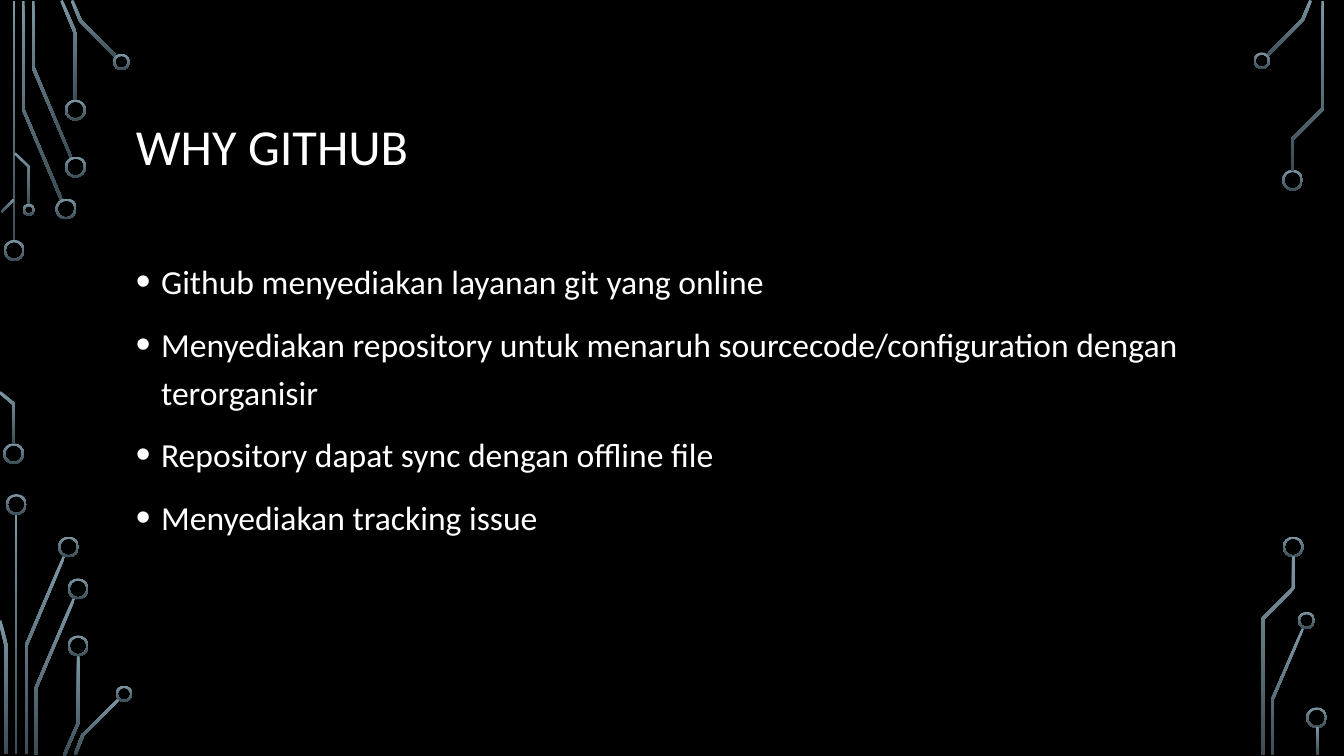
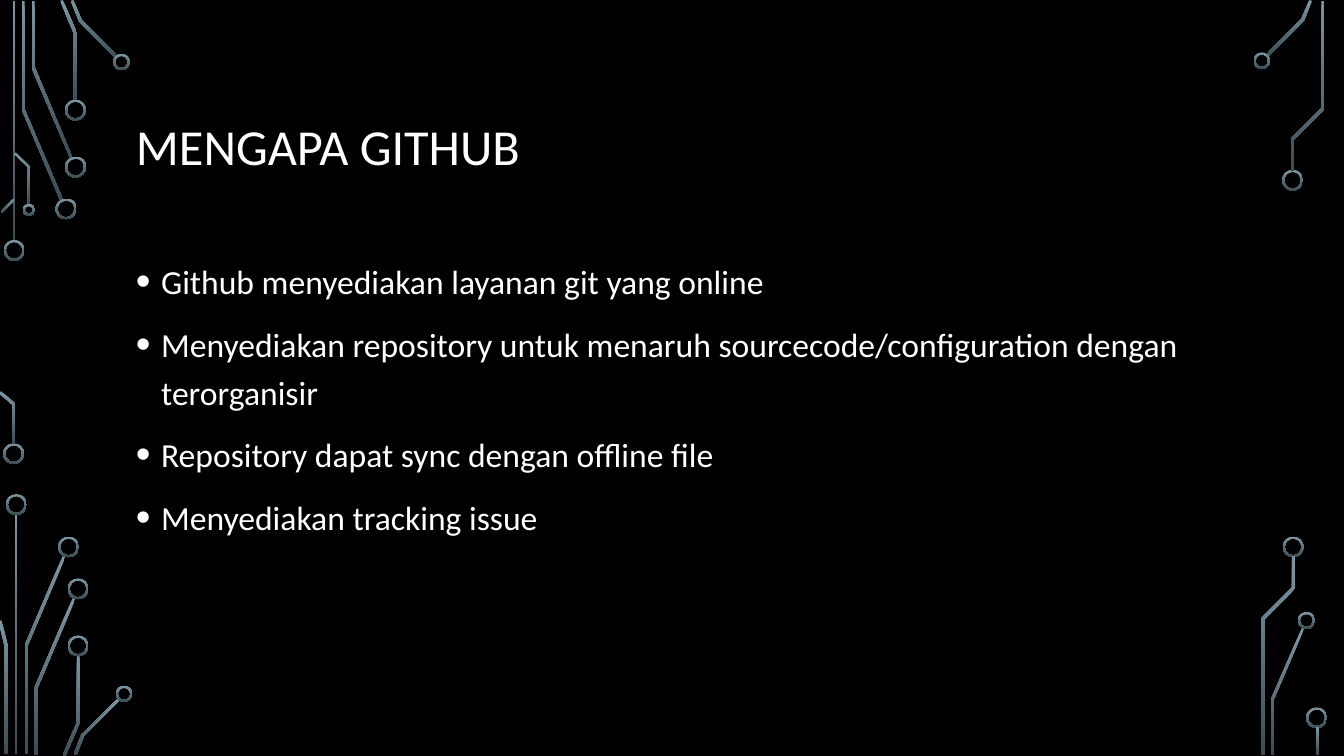
Before and after one commit to kamalamay/Cloudera, a slide deck: slide 5 of github_083118.pptx. Drawn at 1344x756 pixels with LibreOffice and Linux fonts; fonts in the diff are those of the drawing; background and template pictures are left out. Boxes give left, top, right and bottom in pixels: in the first picture for what was removed or moved away, otherwise in the second. Text is boxed around its words. In the diff, an @@ line names an element or a change of style, - is before the commit and + after.

```diff
--- a/github_083118.pptx
+++ b/github_083118.pptx
@@ title at (136, 132, 520, 166): text changed @@
-WHY GITHUB
+MENGAPA GITHUB
```
Also in this commit, not shown: 4 other slides changed, 1 other file.
